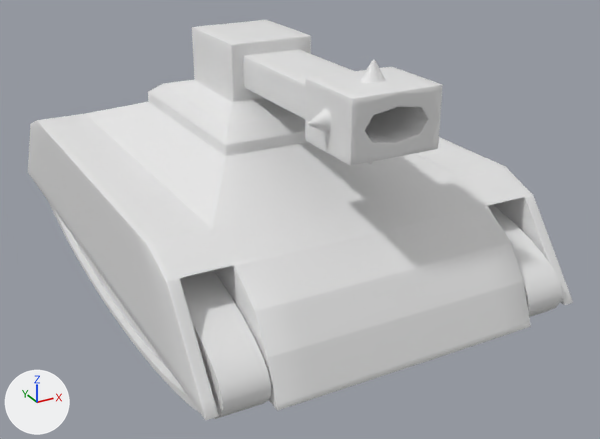
Two versions of the FBX model Assets/Imports/Tank.fbx, one commit apart.
One viewpoint serves both versions: a 50 mm camera at (-1.56, -3.72, 1.86) aimed at (0.23, -0.47, 0.24). Every picture has the same lights, and +X, +Y and +Z are marked at lower left. Where no turn or scale is listed for an object, it has been applied to the vertices. Vertices at the same position are counted once.

The scene before the commit, as lines of its bpy script (objects in view):
```python
me_mesh = bpy.data.meshes.new('Mesh')
me_mesh.from_pydata(...)  # 600 vertices, 1192 faces; spans x -1.35..0.18, y -1.35..1.35, z -0.32..0.32
me_mesh_001 = bpy.data.meshes.new('Mesh.001')
me_mesh_001.from_pydata(...)  # 3000 vertices, 2996 faces; spans x -0.83..0.83, y -1.36..1.34, z 0.0..1.08
ob_caixa001 = bpy.data.objects.new('Caixa001', me_mesh_001)
ob_caixa001.location = (0.087, -0.26, 0.114)
ob_cilindro001 = bpy.data.objects.new('Cilindro001', me_mesh)
ob_cilindro001.location = (0.671, -0.235, 0.188)
```
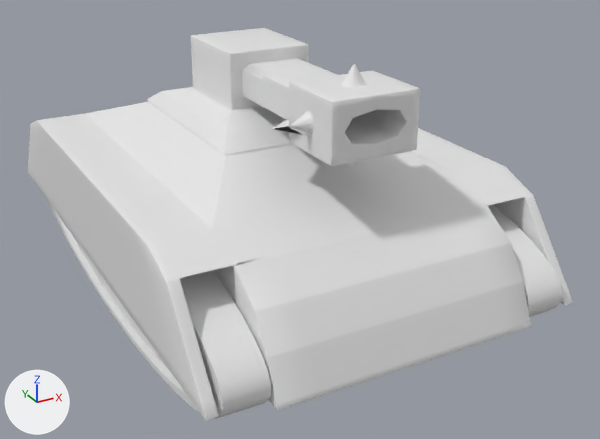
The newer file is also rescaled (x39.37) as a whole; pictures and numbers use the older file's frame.

The change, as a diff of the scene's bpy script:
```diff
--- a/Assets/Imports/Tank.fbx.py
+++ b/Assets/Imports/Tank.fbx.py
@@ me_mesh_001 @@
 # used by ob_caixa001; location = (0.087, -0.26, 0.114)
-me_mesh_001.from_pydata(...)  # 3000 vertices, 2996 faces; spans x -0.83..0.83, y -1.36..1.34, z 0.0..1.08
+me_mesh_001.from_pydata(...)  # 1391 vertices, 2778 faces; spans x -0.83..0.83, y -1.36..1.34, z 0.0..0.62
+# me_mesh_001 part 1: 1611 vertices removed from x -0.35..0.35, y -1.18..0.48, z 0.61..1.08; 2 vertices added at x -0.35..0.35, y -0.47, z 0.61
@@ me_mesh_001_1 @@
+me_mesh_001_1.from_pydata(...)  # 606 vertices, 1208 faces; spans x -0.349..0.349, y -0.047..0.904, z 0.658..1.018
@@ me_mesh_002 @@
+me_mesh_002.from_pydata(...)  # 910 vertices, 1816 faces; spans x -0.216..0.316, y -0.333..0.723, z -0.141..0.253
@@ ob_torreta @@
+ob_torreta = bpy.data.objects.new('torreta', me_mesh_001_1)
+ob_torreta.location = (0.087, -0.667, 0.066)
@@ ob_cano @@
+ob_cano = bpy.data.objects.new('cano', me_mesh_002)
+ob_cano.location = (0.037, -0.977, 0.901)
```

What differs and where, as boxes [x1, y1, x2, y2] in the pictures (600 x 439 px):
'Caixa001', reshaped (20% shorter)
    before: [28, 20, 573, 420]
    after: [28, 100, 573, 420]
'cano', added
    after: [242, 58, 420, 166]
'torreta', added
    after: [147, 28, 309, 152]
part 1 of me_mesh_001, cut back
    before: [148, 20, 443, 166]
